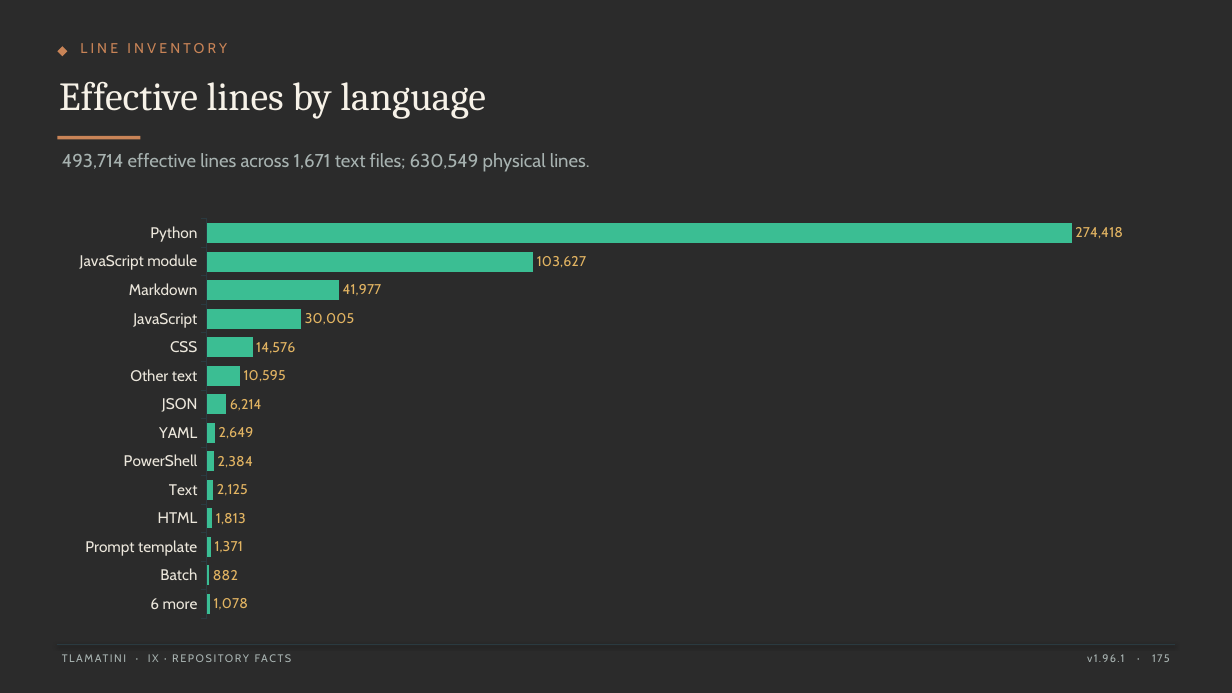
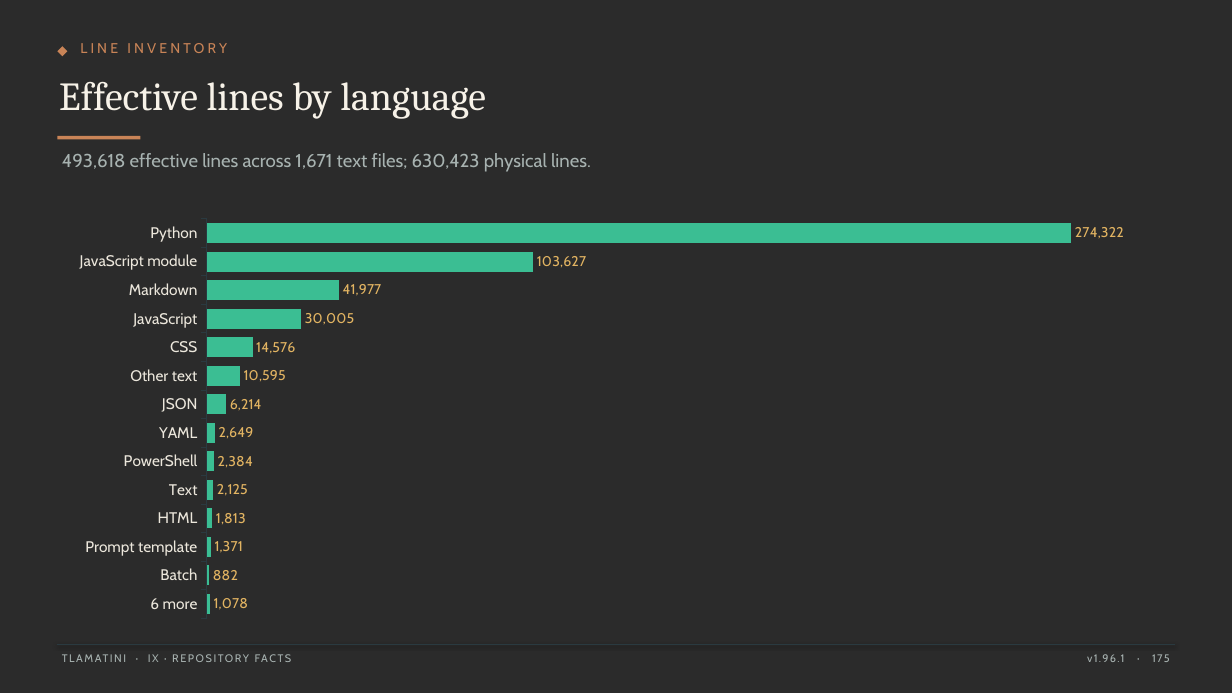
Before and after one commit to XAIHT/Tlamatini, a slide deck: slide 175 of Tlamatini_eXtended_Artificial_Intelligence_Humanly_Tempered.pptx. Drawn at 1232x693 pixels with LibreOffice and Linux fonts; fonts in the diff are those of the drawing; background and template pictures are left out; a plain dark background stands for a picture behind light text. Boxes give left, top, right and bottom in pixels: in the first picture for what was removed or moved away, otherwise in the second. Text is boxed around its words. In the diff, an @@ line names an element or a change of style, - is before the commit and + after.

```diff
--- a/Tlamatini_eXtended_Artificial_Intelligence_Humanly_Tempered.pptx
+++ b/Tlamatini_eXtended_Artificial_Intelligence_Humanly_Tempered.pptx
@@ text at [62,153,591,172]: text changed @@
-493,714 effective lines across 1,671 text files; 630,549 physical lines.
+493,618 effective lines across 1,671 text files; 630,423 physical lines.
@@ bar chart at [57,211,1175,627] @@
@@ Series 1, Python: 274418 to 274322 @@
```
Also in this commit, not shown: 29 other slides changed, 2 other files.
